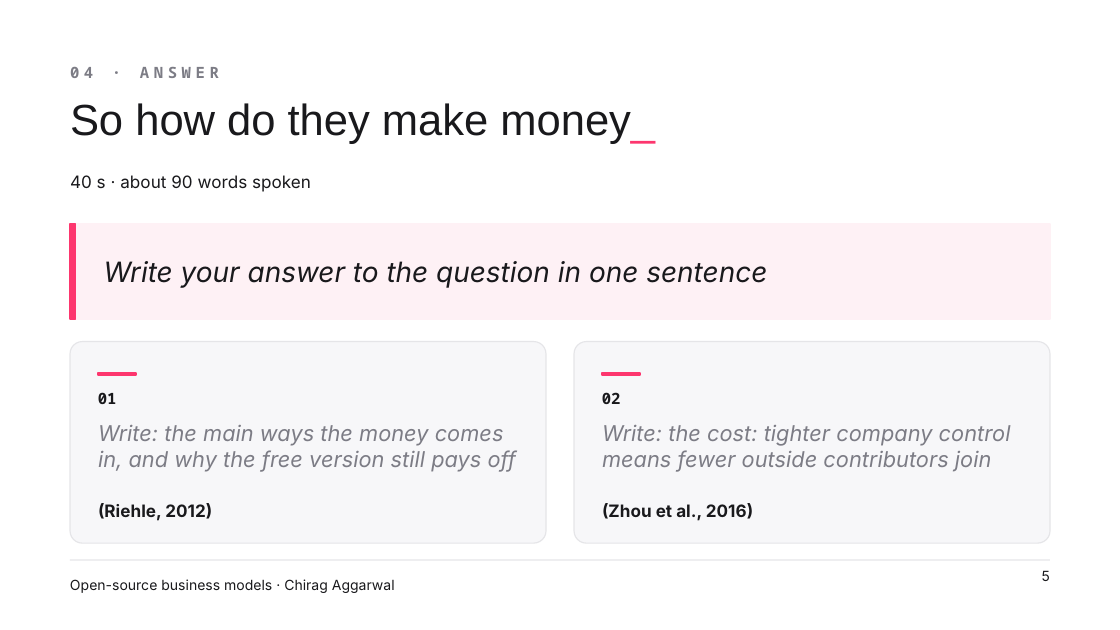
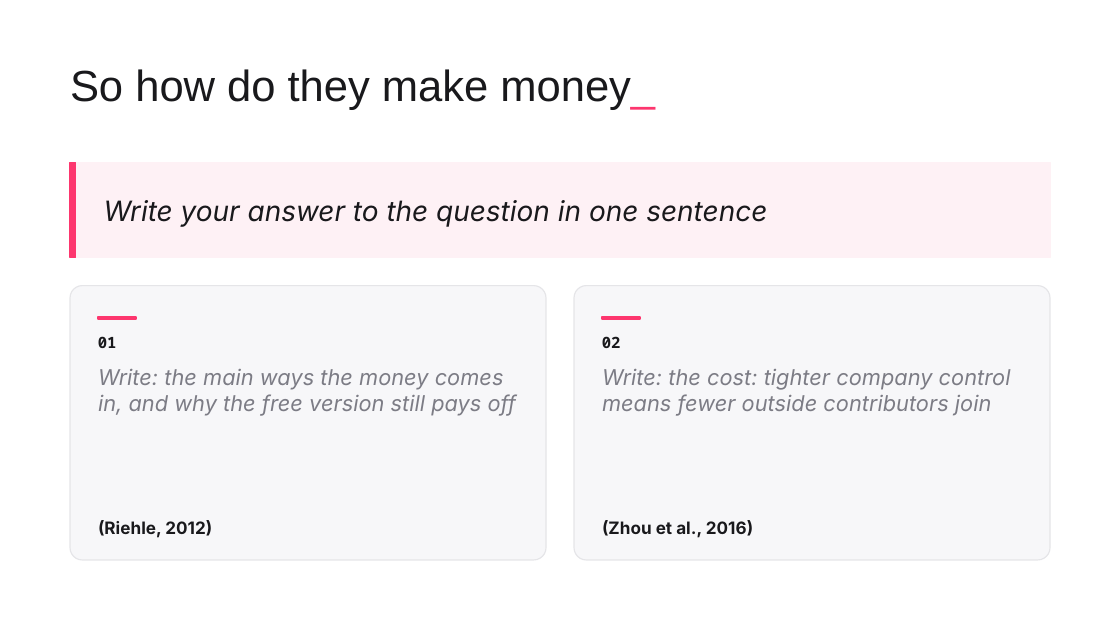
Before and after one commit to ChiragAgg5k/ul-university-notes, a slide deck: slide 5 of 2026-27/SEM1/CS5707 - SE Development Paradigms/Presentation/CS5707 Presentation - Chirag Aggarwal.pptx. Drawn at 1120x630 pixels with LibreOffice and Linux fonts; fonts in the diff are those of the drawing; background and template pictures are left out. Boxes give left, top, right and bottom in pixels: in the first picture for what was removed or moved away, otherwise in the second. Text is boxed around its words. In the diff, an @@ line names an element or a change of style, - is before the commit and + after.

```diff
--- a/2026-27/SEM1/CS5707 - SE Development Paradigms/Presentation/CS5707 Presentation - Chirag Aggarwal.pptx
+++ b/2026-27/SEM1/CS5707 - SE Development Paradigms/Presentation/CS5707 Presentation - Chirag Aggarwal.pptx
@@ title "So how do they make ...": place and size @@
-title "So how do they make ..." at (70, 103, 655, 144)
+title "So how do they make ..." at (70, 69, 655, 110)
@@ text removed at (70, 67, 219, 78) @@
-04 · ANSWER
@@ 2 rectangles, 1 text: place and size @@
-2 rectangles, 1 text at (69, 224, 1049, 319)
+2 rectangles, 1 text at (69, 162, 1049, 258)
@@ text removed at (70, 175, 311, 192) @@
-40 s · about 90 words spoken
@@ rounded rectangle: place and size @@
-rounded rectangle at (69, 342, 545, 543)
+rounded rectangle at (69, 286, 545, 560)
@@ rounded rectangle at (69, 286, 545, 560): proportions changed @@
@@ rounded rectangle at (573, 286, 1049, 560): proportions changed @@
@@ rounded rectangle: place and size @@
-rounded rectangle at (573, 342, 1049, 543)
+rounded rectangle at (573, 286, 1049, 560)
@@ 2 texts, 2 rectangles: place and size @@
-2 texts, 2 rectangles at (98, 373, 641, 404)
+2 texts, 2 rectangles at (98, 317, 641, 348)
@@ text "Write: the main ways the ...": place and size @@
-text "Write: the main ways the ..." at (98, 425, 517, 472)
+text "Write: the main ways the ..." at (98, 369, 517, 416)
@@ text "Write: the cost: tighter company ...": place and size @@
-text "Write: the cost: tighter company ..." at (602, 425, 1011, 472)
+text "Write: the cost: tighter company ..." at (602, 369, 1011, 416)
@@ text "(Riehle, 2012)": place and size @@
-text "(Riehle, 2012)" at (98, 503, 212, 521)
+text "(Riehle, 2012)" at (98, 520, 212, 538)
@@ text "(Zhou et al., 2016)": place and size @@
-text "(Zhou et al., 2016)" at (602, 503, 753, 521)
+text "(Zhou et al., 2016)" at (602, 520, 753, 538)
@@ line removed from (69, 560) to (1051, 560) @@
@@ text removed at (70, 579, 395, 593) @@
-Open-source business models · Chirag Aggarwal
@@ page number removed at (1042, 570, 1050, 581) @@
-5
```
Also in this commit, not shown: 4 other slides changed.
